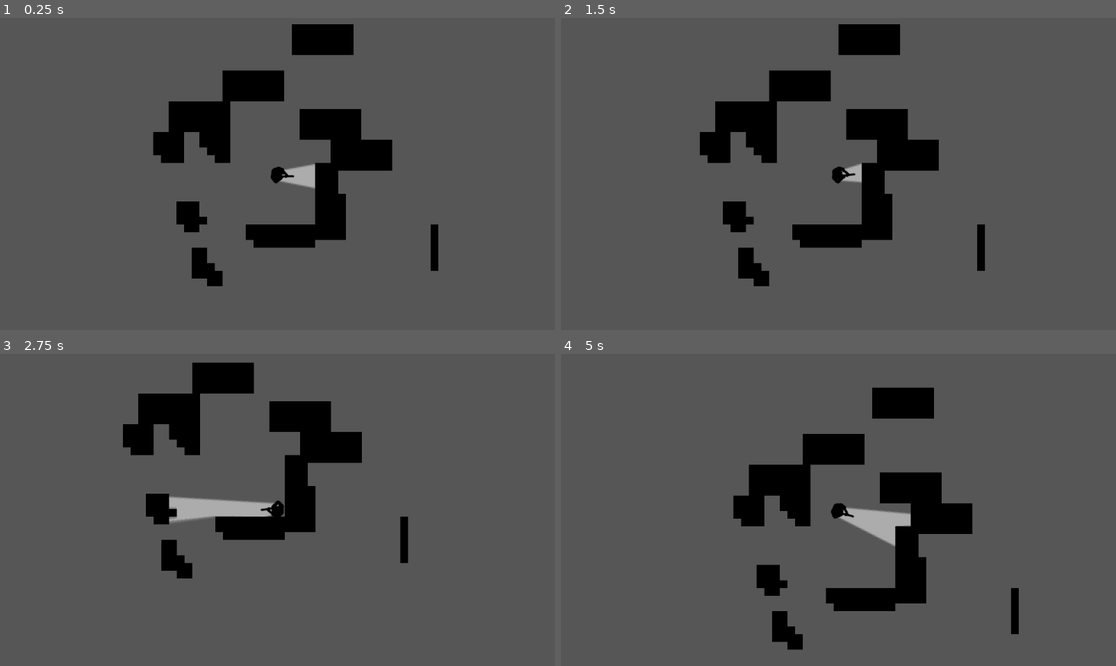
Above: before the commit, frames 1-4 (two rows, left to right).
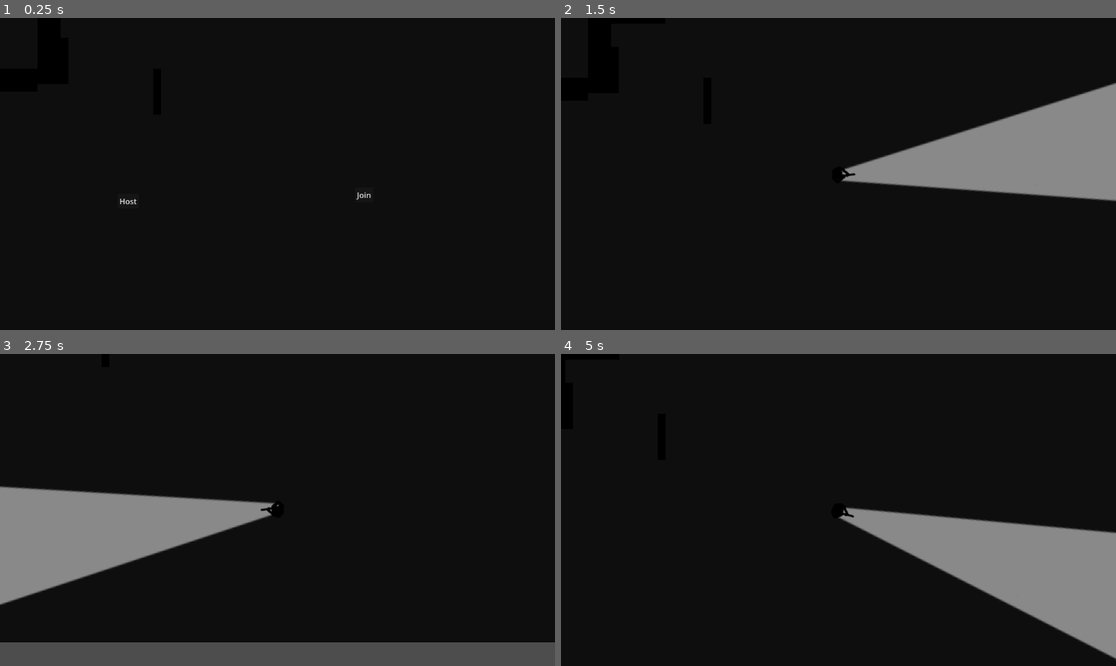
Above: after the commit, the same moments.

Repository: OskarSan/topdownshooter
Game: Godot game, scene res://scenes/world.tscn
Same seed, same stepped clock (60 frames per second), same inputs: the game is played once before the commit and once after it.
Inputs (mouse positions are in pixels of both pictures, inside the frame that each line leads up to):
- Up to frame 1 (0.25 s): no input
- Up to frame 2 (1.5 s): click (688, 202) at 0.5 s, where only the run after the commit has a clickable "Host"; tap Enter at 1.25 s; move the mouse to (960, 158) at 1.27 s; hold D (move_right) from 1.28 s (still down); hold Ctrl (sneak) from 1.28 s (still down); click (960, 158) at 1.35 s
- Up to frame 3 (2.75 s): move the mouse to (166, 525) at 2.02 s; release D (move_right) at 2.03 s; release Ctrl (sneak) at 2.03 s; hold S (move_down) from 2.03 s (still down); tap Ctrl (sneak) at 2.1 s; click (166, 525) at 2.3 s
- Up to frame 4 (5 s): move the mouse to (894, 441) at 2.77 s; release S (move_down) at 2.78 s; hold D (move_right) 2.78-3.53 s; hold Ctrl (sneak) 2.78-3.53 s; click (894, 441) at 2.85 s; tap Space at 3.5 s; move the mouse to (810, 572) at 3.52 s; hold W (move_up) 3.53-4.28 s; tap Ctrl (sneak) at 3.6 s; click (810, 572) at 3.8 s; move the mouse to (1005, 556) at 4.27 s; hold A (move_left) from 4.28 s (still down); hold Ctrl (sneak) from 4.28 s (still down); click (1005, 556) at 4.35 s

The runs differ from the first frame. In frame 1, 90% of the frame differs, in the area x 0-100%, y 0-100%; in frame 2, 91%; in frame 3, 84%; in frame 4, 91%.

Commit message:
network initiated

Diff:
--- /dev/null
+++ b/scenes/multiplayer_test.tscn
@@ -0,0 +1,31 @@
+[gd_scene load_steps=3 format=3 uid="uid://ckovx5wcivf8l"]
+
+[ext_resource type="Script" path="res://scripts/multiplayer_test.gd" id="1_wkpkw"]
+[ext_resource type="PackedScene" uid="uid://cx4rc224ppfkd" path="res://scenes/player.tscn" id="2_oxumw"]
+
+[node name="MultiplayerTest" type="Node2D"]
+script = ExtResource("1_wkpkw")
+player_scene = ExtResource("2_oxumw")
+
+[node name="Host" type="Button" parent="."]
+offset_left = -324.0
+offset_top = 60.0
+offset_right = -280.0
+offset_bottom = 91.0
+text = "Host
+"
+
+[node name="Join" type="Button" parent="."]
+offset_left = 169.0
+offset_top = 47.0
+offset_right = 207.0
+offset_bottom = 78.0
+text = "Join
+"
+
+[node name="MultiplayerSpawner" type="MultiplayerSpawner" parent="."]
+_spawnable_scenes = PackedStringArray("res://scenes/player.tscn")
+spawn_path = NodePath("..")
+
+[connection signal="pressed" from="Host" to="." method="_on_host_pressed"]
+[connection signal="pressed" from="Join" to="." method="_on_join_pressed"]
--- a/scenes/player.tscn
+++ b/scenes/player.tscn
@@ -72,6 +72,26 @@
 "speed": 5.0
 }]
 
+[sub_resource type="SceneReplicationConfig" id="SceneReplicationConfig_cnq0d"]
+properties/0/path = NodePath(".:position")
+properties/0/spawn = true
+properties/0/replication_mode = 1
+properties/1/path = NodePath(".:rotation")
+properties/1/spawn = true
+properties/1/replication_mode = 1
+properties/2/path = NodePath("playerLegsAnimatedSprite:position")
+properties/2/spawn = true
+properties/2/replication_mode = 1
+properties/3/path = NodePath("playerLegsAnimatedSprite:rotation")
+properties/3/spawn = true
+properties/3/replication_mode = 1
+properties/4/path = NodePath("playerLegsAnimatedSprite:animation")
+properties/4/spawn = true
+properties/4/replication_mode = 1
+properties/5/path = NodePath("playerLegsAnimatedSprite:frame")
+properties/5/spawn = true
+properties/5/replication_mode = 1
+
 [node name="Player" type="CharacterBody2D"]
 collision_layer = 2
 collision_mask = 3
@@ -91,6 +111,7 @@
 
 [node name="InteractRayCast2D" type="RayCast2D" parent="."]
 rotation = 3.14159
+collision_mask = 3
 
 [node name="Camera2D" type="Camera2D" parent="."]
 
@@ -117,6 +138,7 @@
 z_index = 1
 position = Vector2(3, -1.52588e-05)
 scale = Vector2(-0.557907, 0.966364)
+energy = 8.4
 shadow_enabled = true
 shadow_color = Color(0.0768358, 0.0768358, 0.0768358, 0)
 shadow_filter = 1
@@ -125,4 +147,7 @@
 offset = Vector2(27.125, -230.375)
 texture_scale = 5.0
 
+[node name="MultiplayerSynchronizer" type="MultiplayerSynchronizer" parent="."]
+replication_config = SubResource("SceneReplicationConfig_cnq0d")
+
 [connection signal="timeout" from="MuzzleFlash/Timer" to="MuzzleFlash" method="hide"]
--- a/scenes/world.tscn
+++ b/scenes/world.tscn
@@ -1,8 +1,8 @@
 [gd_scene load_steps=8 format=3 uid="uid://bwfycf0q72gv1"]
 
-[ext_resource type="PackedScene" uid="uid://cx4rc224ppfkd" path="res://scenes/player.tscn" id="1_2t7yx"]
 [ext_resource type="Texture2D" uid="uid://c3726sx3kd6xt" path="res://assets/shooter/block.png" id="2_ktkov"]
 [ext_resource type="Texture2D" uid="uid://iyecxqnqul7p" path="res://assets/shooter/ground.png" id="3_kllb8"]
+[ext_resource type="PackedScene" uid="uid://ckovx5wcivf8l" path="res://scenes/multiplayer_test.tscn" id="4_f5sq3"]
 
 [sub_resource type="PhysicsMaterial" id="PhysicsMaterial_e2vqo"]
 
@@ -213,8 +213,6 @@
 
 [node name="World" type="Node2D"]
 
-[node name="Player" parent="." instance=ExtResource("1_2t7yx")]
-
 [node name="environment" type="Node2D" parent="."]
 visibility_layer = 3
 position = Vector2(-57, 51)
@@ -222,6 +220,7 @@
 [node name="BackGround" type="Area2D" parent="environment"]
 
 [node name="Sprite2D" type="Sprite2D" parent="environment/BackGround"]
+modulate = Color(0.169245, 0.169245, 0.169245, 1)
 z_index = -10
 position = Vector2(-1, 0)
 scale = Vector2(24.9473, 11.2792)
@@ -233,3 +232,6 @@
 tile_set = SubResource("TileSet_hcs7f")
 format = 2
 layer_0/tile_data = PackedInt32Array(-65533, 0, 0, 3, 0, 0, 65539, 0, 0, 131075, 0, 0, 196611, 0, 0, 262147, 0, 0, 3276 …(4723 unchanged characters)…
+
+[node name="MultiplayerTest" parent="." instance=ExtResource("4_f5sq3")]
+position = Vector2(568, 305)
--- /dev/null
+++ b/scripts/multiplayer_test.gd
@@ -0,0 +1,38 @@
+extends Node2D
+
+
+var peer = ENetMultiplayerPeer.new()
+@export var player_scene: PackedScene
+
+@onready var host_button: Button = $Host
+@onready var join_button: Button = $Join
+
+func _ready():
+	multiplayer.peer_disconnected.connect(_on_peer_disconnected)
+
+func _on_host_pressed() -> void:
+	host_button.hide()
+	join_button.hide()
+	peer.create_server(3000)
+	multiplayer.multiplayer_peer = peer
+	multiplayer.peer_connected.connect(_add_player)
+	_add_player()
+
+func _add_player(id = 1):
+	var player = player_scene.instantiate()
+	player.name = str(id)
+	call_deferred("add_child",player)
+
+
+func _on_join_pressed() -> void:
+	host_button.hide()
+	join_button.hide()
+	peer.create_client("localhost", 3000)
+	multiplayer.multiplayer_peer = peer
+
+
+func _on_peer_disconnected(id: int):
+	var player_name = str(id)
+	if has_node(player_name):
+		var player = get_node(player_name)
+		player.queue_free()
--- a/scripts/player.gd
+++ b/scripts/player.gd
@@ -11,13 +11,17 @@
 @onready var player_body_animated_sprite: AnimatedSprite2D = $playerBodyAnimatedSprite
 @onready var muzzle_flash: Sprite2D = $MuzzleFlash
 @onready var interact_ray_cast_2d: RayCast2D = $InteractRayCast2D
-
+@onready var camera: Camera2D = $Camera2D
 
 #debug values
 var hitAmount = 0
 
+func _enter_tree():
+	set_multiplayer_authority(name.to_int())
 
-
+func _ready():
+	if is_multiplayer_authority():
+		camera.make_current()
 
 
 func get_input():
@@ -33,28 +37,35 @@
 	return input
 
 func _process(delta):
-	global_rotation = global_position.direction_to(get_global_mouse_position()).angle() + PI/2.0
+	if is_multiplayer_authority():
+		var mouse_pos = get_global_mouse_position()
+		var viewport_rect = get_viewport_rect()
+		if viewport_rect.has_point(mouse_pos):
+			global_rotation = global_position.direction_to(mouse_pos).angle() + PI/2.0
 
 
 func _physics_process(delta):
-	var direction = get_input()
-	if direction.length() > 0:
-		velocity = velocity.lerp(direction.normalized() * speed, acceleration)
-		player_legs_animated_sprite.play("walkingAnim")
-		player_legs_animated_sprite.global_rotation = direction.angle() + PI/2.0
-	else:
-		velocity = velocity.lerp(Vector2.ZERO, friction)
-		player_legs_animated_sprite.stop()
-		player_legs_animated_sprite.frame = 1
+	if is_multiplayer_authority():
+		var direction = get_input()
+		if direction.length() > 0:
+			velocity = velocity.lerp(direction.normalized() * speed, acceleration)
+			player_legs_animated_sprite.play("walkingAnim")
+			player_legs_animated_sprite.global_rotation = direction.angle() + PI/2.0
+		else:
+			velocity = velocity.lerp(Vector2.ZERO, friction)
+			player_legs_animated_sprite.stop()
+			player_legs_animated_sprite.frame = 1
 
-	if Input.is_action_pressed("sneak"):
-		speed = sneakSpeed
-	else:
-		speed = walkSpeed
+		if Input.is_action_pressed("sneak"):
+			speed = sneakSpeed
+		else:
+			speed = walkSpeed
+		if Input.is_action_just_pressed("shoot"):
+			shoot()
+
 	move_and_slide()
 
-	if Input.is_action_just_pressed("shoot"):
-		shoot()
+
 
 
 
Not shown: 1 places in scenes/player.tscn that only renumber resources
Not shown, removed: assets/shooter/.player.png-autosave.kra
